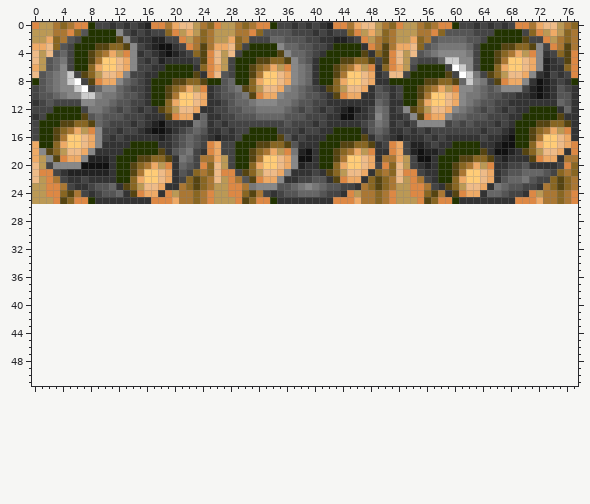
Edited in one commit: sprite sheet (Logical/Content/4/SpinnerSpin.png). This is how it looked before the edit.
The file is 78x26 pixels. The old version is drawn lined up with the new one, on the new canvas.
After the commit:
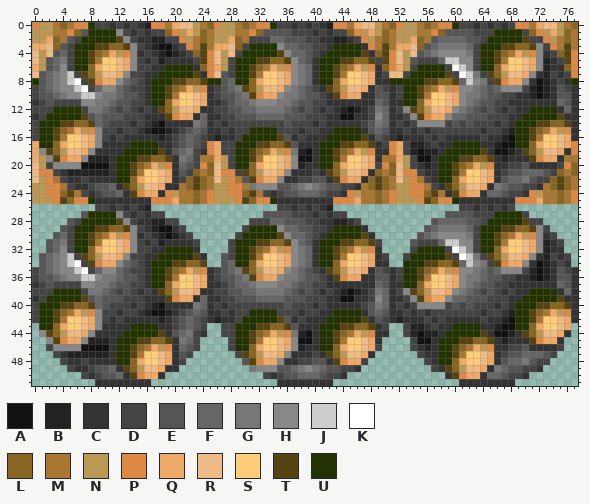
Palette (. is transparent): A #111111  B #222222  C #333333  D #444444  E #555555  F #666666  G #777777  H #888888  J #cccccc  K #ffffff  L #886622  M #aa7733  N #bb9955  P #dd8844  Q #eeaa66  R #eebb88  S #ffcc77  T #554411  U #223300
From old to new:
canvas 78x26 -> 78x52
y 26: x 9..16 ........ -> DDCDCDCB; x 35..42 ........ -> DDCDCDCB; x 61..68 ........ -> DDCDCDCD
y 27: x 7..18 ............ -> EUUUUHDCDCDD; x 33..44 ............ -> EEEEDDDCDCDD; x 59..70 ............ -> EEEEDDDUUUUD
y 28: x 5..20 ................ -> EDUUUUUTHDCCBBDD; x 31..46 ................ -> DDDFFEEEDDCCBBCD; x 57..72 ................ -> EFFFFEEDUUUUUTDD
y 29: x 4..21 .................. -> EDUUUTTLLTHDCBAACD; x 30..47 .................. -> DUUUUHFFEEDDCUUUUC; x 56..73 .................. -> EFGGGGFDUUUTTLLTHD
y 30: x 3..22 .................... -> EFDUUTLMQNPHCDCBABCD; x 29..48 .................... -> DUUUUUTHFFEDCUUUUUTC; x 55..74 .................... -> EFGHHHHGDUUTLMQNPHCD
y 31: x 2..23 ...................... -> EFGDUUTMSSRQHDCDBCCCCD; x 28..49 ...................... -> DUUUTTLLTHFECUUUTTLLTD; x 54..75 ...................... -> EDDDFJJHHDUUTMSSRQHBCD
y 32: x 2..23 ...................... -> EFHDUULQSSRQHDDCCUUUUC; x 28..49 ...................... -> DUUTLMQNPHGFCUUTLMQNPC; x 54..75 ...................... -> DUUUUDKJHDUULQSSRQHBCC
y 33: x 1..24 ........................ -> EFGHJDTLNRRQHDDCCUUUUUTC; x 27..50 ........................ -> EDUUTMSSRQHGFCUUTMSSRQCD; x 53..76 ........................ -> DUUUUUTDKJGDTLNRRQHCBDCD
y 34: x 1..24 ........................ -> EFGHJKDTPQQHFEDCUUUTTLLT; x 27..50 ........................ -> EFUULQSSRQHGFCUULQSSRQCC; x 53..76 ........................ -> UUUTTLLTFJHGDTPQQHCABCDC
y 35: x 0..77 .............................................................................. -> DEFGHHJKDFHHFEDDCUUTLMQNPCDEFGTLNRRQHGFEDCTLNRRQCEDCDUUTLMQNPHHGFEFHHHDBABCEDC
y 36: x 0..77 .............................................................................. -> DEEFGHHJJHGGFEEDCUUTMSSRQCDEEFGTPQQHGGFEEDCTPQQCCEECDUUTMSSRQHGGFEEDDCCBABCEEC
y 37: x 0..77 .............................................................................. -> CDEDDDDHHGGFEEDDCUULQSSRQCCDEFFGHHHGGFEEDDCCCCCCCFECCUULQSSRQHGFEEDDCCCCCCCFEC
y 38: x 0..77 .............................................................................. -> DDDUUUUDGGFEDEDCDCTLNRRQCCDDEEFFGGGGFEDEDCDCBABCDGFCDHTLNRRQHGFEDEDCDCCUUUUCFC
y 39: x 0..77 .............................................................................. -> CDUUUUUTEFEEEDDDCCCTPQQCFCCDDEEEFFFFEEEDDDCCAACCDHFCCDHTPQQHFFEEEDDDCCUUUUUTCC
y 40: x 0..77 .............................................................................. -> DUUUTTLLTFEDDDCDCBACCCCGFCDCDDDDDDDDEDDDCDCCCCCDEGFCDCDHHHHDEDEDDDCDCUUUTTLLTC
y 41: x 0..77 .............................................................................. -> DUUTLMQNPHDDCDDCBAABCDEFECCDCDDUUUUDDDCDDCCUUUUCEFECCDCDCDDDDDDDCDDCBUUTLMQNPC
y 42: x 0..77 .............................................................................. -> DUUTMSSRQHDCDCCCCCBCDEFEDCBCCDUUUUUTECDCCCUUUUUTCEDCBCCCDCDCCCCCDCCBAUUTMSSRQC
y 43: x 1..24 ........................ -> UULQSSRQHCCCCUUUUCCDEFED; x 27..50 ........................ -> DDUUUTTLLTECCCUUUTTLLTCD; x 53..76 ........................ -> DBBCDCCUUUUCCBAAUULQSSRQ
y 44: x 1..24 ........................ -> HTLNRRQHCCCCUUUUUTCEFGDC; x 27..50 ........................ -> DDUUTLMQNPGBACUUTLMQNPCC; x 53..76 ........................ -> DBABBCUUUUUTCAABCTLNRRQC
y 45: x 2..23 ...................... -> HTPQQHBBBCUUUTTLLTCGFD; x 28..49 ...................... -> DUUTMSSRQHAACUUTMSSRQC; x 54..75 ...................... -> DAACUUUTTLLTCBCCCTPQQC
y 46: x 2..23 ...................... -> DHHHHAAAACUUTLMQNPCFED; x 28..49 ...................... -> DUULQSSRQHBCCUULQSSRQD; x 54..75 ...................... -> DCBCUUTLMQNPCCDDECCCCD
y 47: x 3..22 .................... -> DCBBBBBBCUUTMSSRQCED; x 29..48 .................... -> DTLNRRQHCCCDCTLNRRQC; x 55..74 .................... -> DCCUUTMSSRQCDEEFFFED
y 48: x 4..21 .................. -> DCCDCCCCUULQSSRQCD; x 30..47 .................. -> ETPQQHCCDDEECTPQQD; x 56..73 .................. -> DCUULQSSRQCEFFGEDD
y 49: x 5..20 ................ -> DCCDEEFCTLNRRQCC; x 31..46 ................ -> GHHHEEFGHGFEEDDC; x 57..72 ................ -> DCTLNRRQCGFEEDDC
y 50: x 7..18 ............ -> DCDEEFCTPQQC; x 33..44 ............ -> DCDEEFFFEDDC; x 59..70 ............ -> CTPQQCFFEDDC
y 51: x 9..16 ........ -> CCCCCCCC; x 35..42 ........ -> CCCCCCCC; x 61..68 ........ -> CCCCCCCC
Where, in picture pixels (left, top, right, bottom), the same in both pictures:
added: (32, 204, 578, 386)
